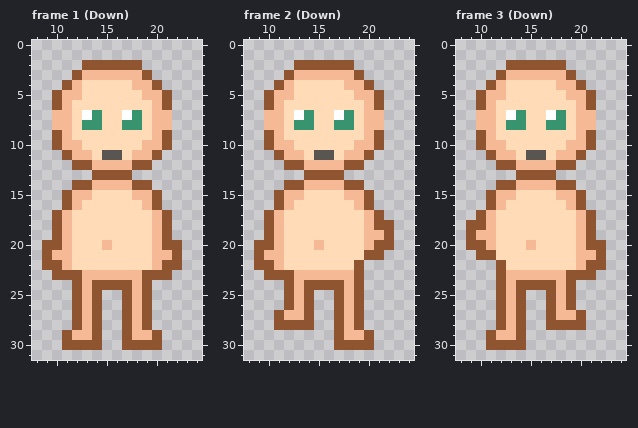
One commit to this pixel-art file: external/Human.ase. The first picture shows the starting point.
32x32 pixels, 7 frames. Shown: frame 1 (Down): x 8..24, y 0..31; frame 2 (Down): x 8..24, y 0..31; frame 3 (Down): x 8..24, y 0..31. The commit also changed other frames, which this record leaves out.
After:
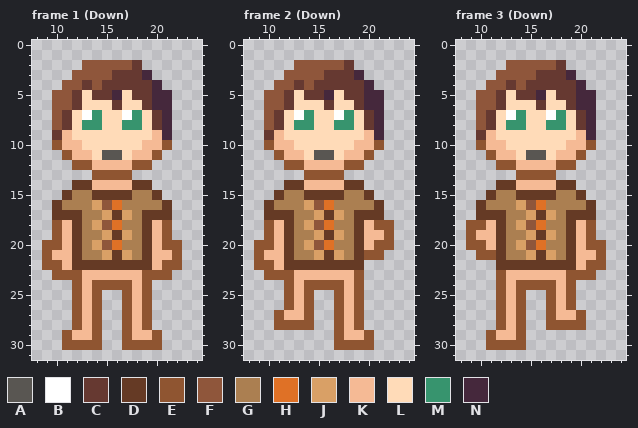
Palette (. is transparent): A #595652  B #ffffff  C #663931  D #653a25  E #8f5531  F #8f563b  G #ab7f51  H #df7126  J #d9a066  K #f5ba95  L #ffdbb8  M #37946e  N #45283c
The edit:
layer "Hair" now shown
layer "ClothTopA" now shown
--- frame 1 (Down), layers "ClothTopA", "Hair"
@@ x 8..24 @@
  1 .................
- 2 .....EEEEEE......
- 3 ....EKKKKKKE.....
- 4 ...EKLLLLLKKE....
- 5 ..EKKLLLLLLKKE...
- 6 ..EKLLLLLLLLKE...
- 7 ..KKLBMLLBMLKK...
- 8 ..KKLMMLLMMLKK...
- 9 ..EKLLLLLLLLKE...
+ 2 .....FFFFFC......
+ 3 ....FFFFCCCN.....
+ 4 ...FFCFCCCCCN....
+ 5 ..FFCLCCNLCCNN...
+ 6 ..FFCLLLCLLCNN...
+ 7 ..FCLBMLLBMLCN...
+ 8 ..FCLMMLLMMLCN...
+ 9 ..CKLLLLLLLLKN...
 10 ..EKKLLLLLLKKE...
@@ x 8..24 @@
 13 ......EEEE.......
-14 ....EEKKKKEE.....
-15 ...EKKLLLLKKE....
-16 ...EKLLLLLLKE....
-17 ..EKLLLLLLLLKE...
-18 ..EKLLLLLLLLKE...
-19 ..EKLLLLLLLLKE...
-20 .EEKLLLKLLLLKEE..
-21 .EKKLLLLLLLLKKE..
-22 .EEKLLLLLLLLKEE..
+14 ....DDKKKKDD.....
+15 ...DGGDDDDGGD....
+16 ..DGGGJFHGGGGD...
+17 ..DDDGGJDJGDDD...
+18 ..EKDGJFHGGDKE...
+19 ..EKDGGJDJGDKE...
+20 .EEKDGJFHGGDKEE..
+21 .EKKDGGJDJGDKKE..
+22 .EEKDDDDDDDDKEE..
 23 ..EEEKKKKKKEEE...
--- frame 2 (Down), layers "ClothTopA", "Hair"
@@ x 8..24 @@
  1 .................
- 2 .....EEEEEE......
- 3 ....EKKKKKKE.....
- 4 ...EKLLLLLKKE....
- 5 ..EKKLLLLLLKKE...
- 6 ..EKLLLLLLLLKE...
- 7 ..KKLBMLLBMLKK...
- 8 ..KKLMMLLMMLKK...
- 9 ..EKLLLLLLLLKE...
+ 2 .....FFFFFC......
+ 3 ....FFFFCCCN.....
+ 4 ...FFCFCCCCCN....
+ 5 ..FFCLCCNLCCNN...
+ 6 ..FFCLLLCLLCNN...
+ 7 ..FCLBMLLBMLCN...
+ 8 ..FCLMMLLMMLCN...
+ 9 ..CKLLLLLLLLKN...
 10 ..EKKLLLLLLKKE...
@@ x 8..24 @@
 13 ......EEEE.......
-14 ....EEKKKKEE.....
-15 ...EKKLLLLKKE....
-16 ...EKLLLLLLKE....
-17 ..EKLLLLLLLLKE...
-18 ..EKLLLLLLLLKEE..
-19 ..EKLLLLLLLLKKE..
-20 .EEKLLLKLLLLKEE..
-21 .EKKLLLLLLLLEE...
-22 .EEKLLLLLLLE.....
+14 ....DDKKKKDD.....
+15 ...DGGDDDDGGD....
+16 ..DGGGJFHGGGGD...
+17 ..DDDGGJDJGDDD...
+18 ..EKDGJFHGGDKEE..
+19 ..EKDGGJDJGDKKE..
+20 .EEKDGJFHGGDKEE..
+21 .EKKDGGJDJGDEE...
+22 .EEKDDDDDDDD.....
 23 ..EEEKKKKKKE.....
--- frame 3 (Down), layers "ClothTopA", "Hair"
@@ x 8..24 @@
  1 .................
- 2 .....EEEEEE......
- 3 ....EKKKKKKE.....
- 4 ...EKLLLLLKKE....
- 5 ..EKKLLLLLLKKE...
- 6 ..EKLLLLLLLLKE...
- 7 ..KKLBMLLBMLKK...
- 8 ..KKLMMLLMMLKK...
- 9 ..EKLLLLLLLLKE...
+ 2 .....FFFFFC......
+ 3 ....FFFFCCCN.....
+ 4 ...FFCFCCCCCN....
+ 5 ..FFCLCCNLCCNN...
+ 6 ..FFCLLLCLLCNN...
+ 7 ..FCLBMLLBMLCN...
+ 8 ..FCLMMLLMMLCN...
+ 9 ..CKLLLLLLLLKN...
 10 ..EKKLLLLLLKKE...
@@ x 8..24 @@
 13 ......EEEE.......
-14 ....EEKKKKEE.....
-15 ...EKKLLLLKKE....
-16 ...EKLLLLLLKE....
-17 ..EKLLLLLLLLKE...
-18 .EEKLLLLLLLLKE...
-19 .EKKLLLLLLLLKE...
-20 .EEKLLLKLLLLKEE..
-21 ..EELLLLLLLLKKE..
-22 ....ELLLLLLLKEE..
+14 ....DDKKKKDD.....
+15 ...DGGDDDDGGD....
+16 ..DGGGJFHGGGGD...
+17 ..DDDGGJDJGDDD...
+18 .EEKDGJFHGGDKE...
+19 .EKKDGGJDJGDKE...
+20 .EEKDGJFHGGDKEE..
+21 ..EEDGGJDJGDKKE..
+22 ....DDDDDDDDKEE..
 23 ....EKKKKKKEEE...
